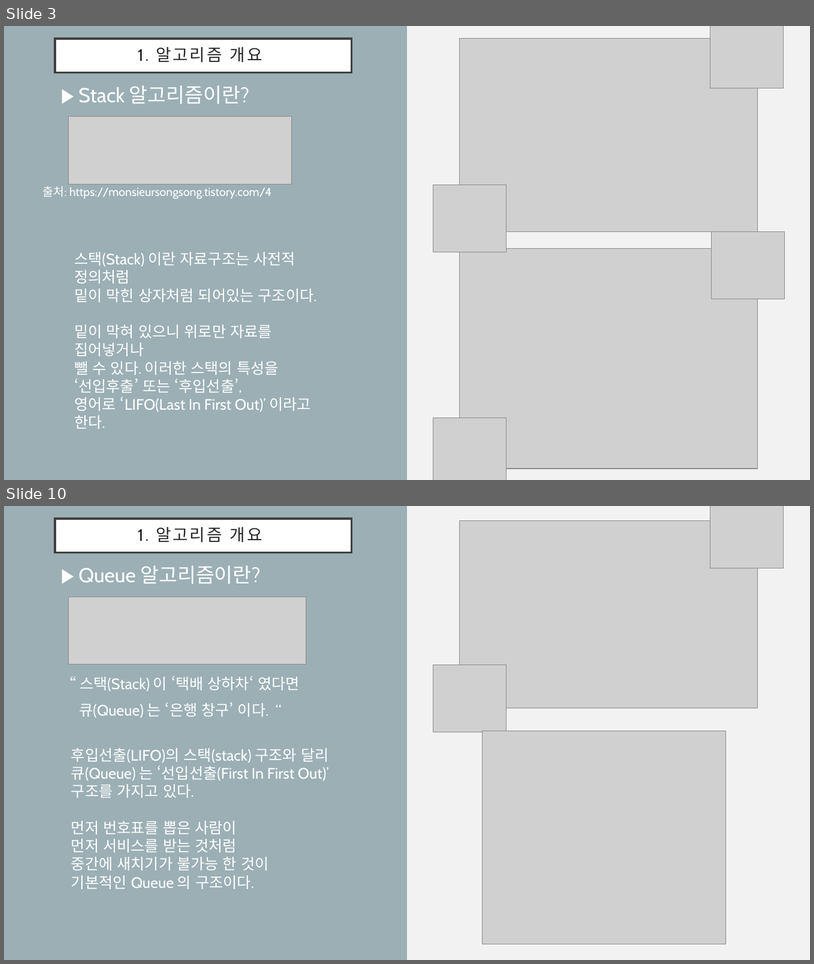
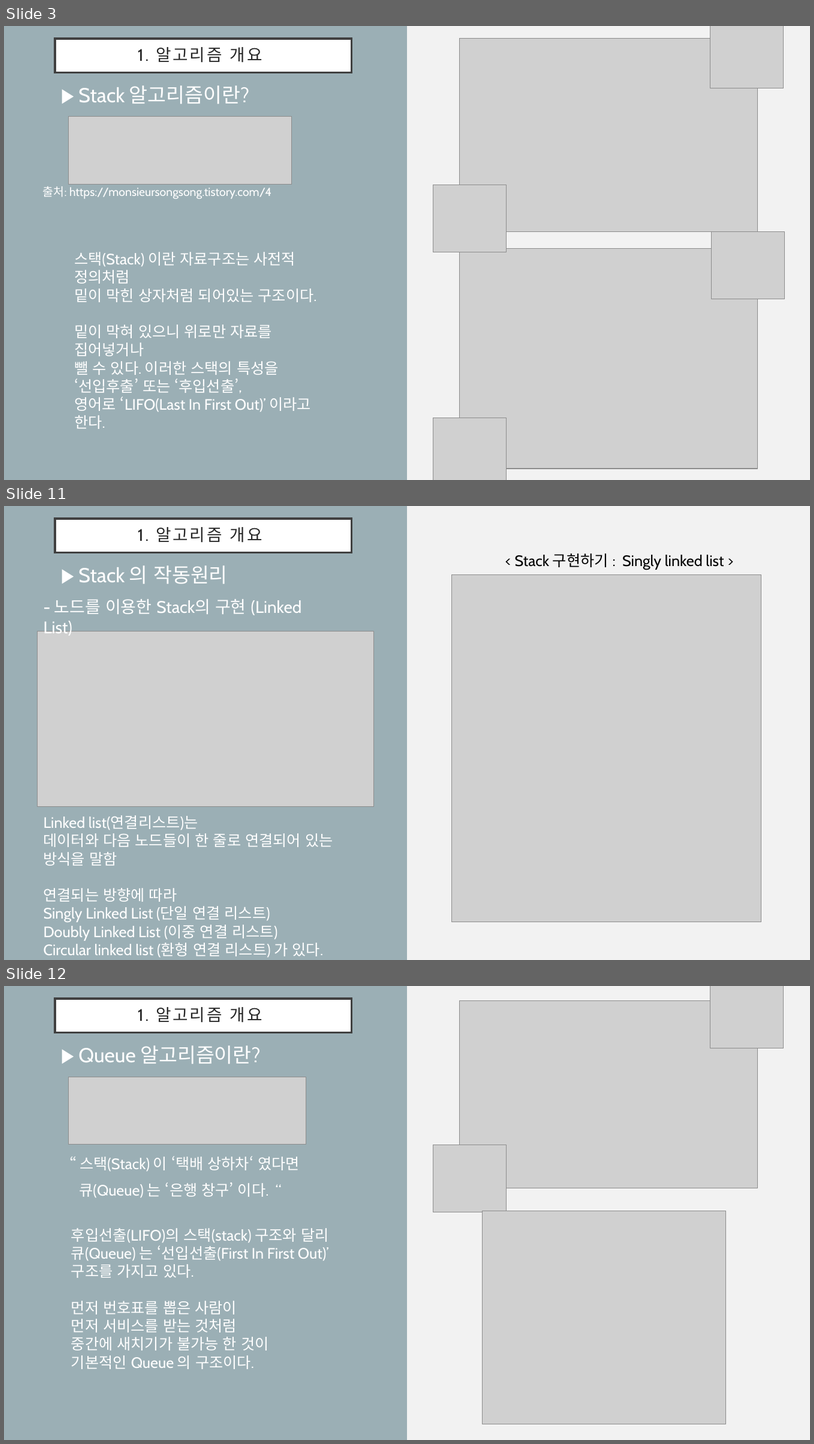
Before and after one commit to drhee0919/Rhee, a slide deck: 1. Stack & Queue.pptx. Shown one above the other, each under a label of ours: slides 3 and 10 before the commit, slides 3, 11 and 12 after it; the slides between them are not shown. The pictures are 814x964 and 814x1444 pixels, drawn with LibreOffice and Linux fonts; fonts in the diff are those of the drawing; grey boxes stand for pictures. Boxes give left, top, right and bottom in pixels: in the first picture for what was removed or moved away, otherwise in the second. Text is boxed around its words. In the diff, an @@ line names an element or a change of style, - is before the commit and + after.

```diff
--- a/1. Stack & Queue.pptx
+++ b/1. Stack & Queue.pptx
@@ slide 11 added at [4, 506, 810, 960], background #F2F2F2; not listed: 1 template element that a slide beside it also shows @@
@@ title added at [55, 519, 352, 553], fill #FFFFFF, outline #404040 2.5 pt, 19.8 pt, text #262626 @@
+1. 알고리즘 개요
@@ text added at [515, 553, 724, 570], 18 pt, text #000000 @@
+< Stack 구현하기 : Singly linked list >
@@ text added at [78, 565, 228, 584], 24 pt, text #FFFFFF @@
+▶ Stack 의 작동원리
@@ picture added at [452, 574, 762, 922] @@
@@ text added at [54, 599, 302, 615], 20 pt, text #FFFFFF @@
+- 노드를 이용한 Stack의 구현 (Linked List)
@@ picture added at [37, 631, 374, 806] @@
@@ text added at [44, 815, 333, 957], 18 pt, text #FFFFFF @@
+Linked list(연결리스트)는
+데이터와 다음 노드들이 한 줄로 연결되어 있는 방식을 말함
+연결되는 방향에 따라
+Singly Linked List (단일 연결 리스트)
+Doubly Linked List (이중 연결 리스트)
+Circular linked list (환형 연결 리스트) 가 있다.
@@ what was slide 10 is now slide 12 @@
```
Also in this commit, not shown: 14 slides changed, 7 other slides added, 12 other files.
